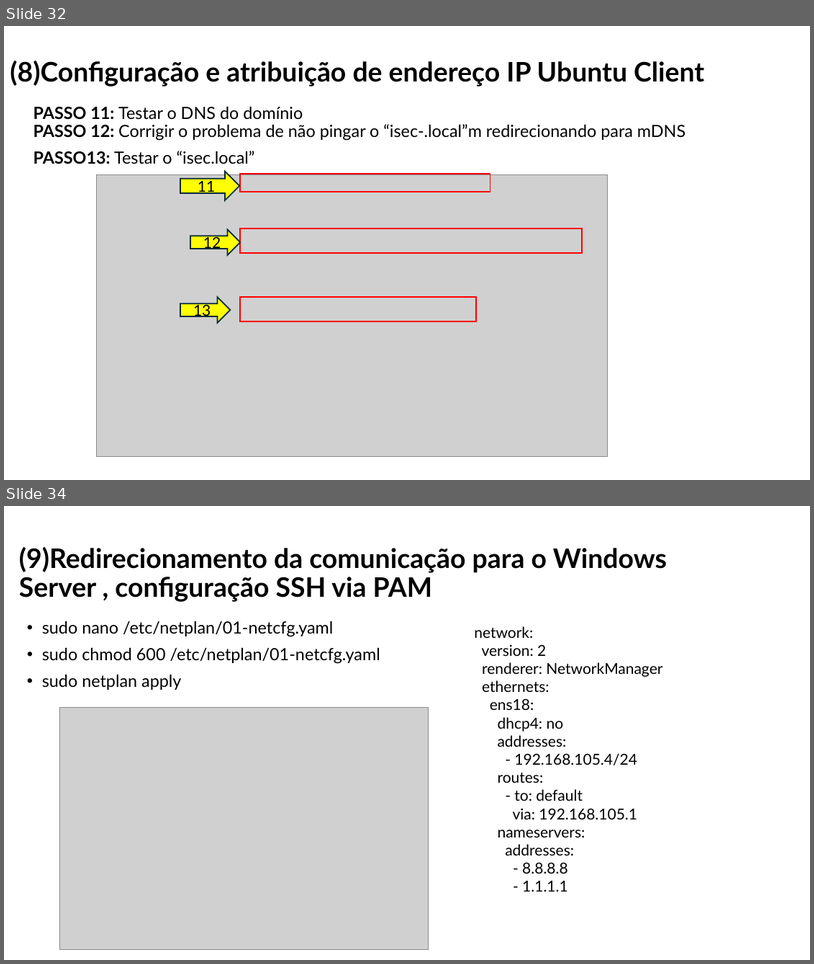
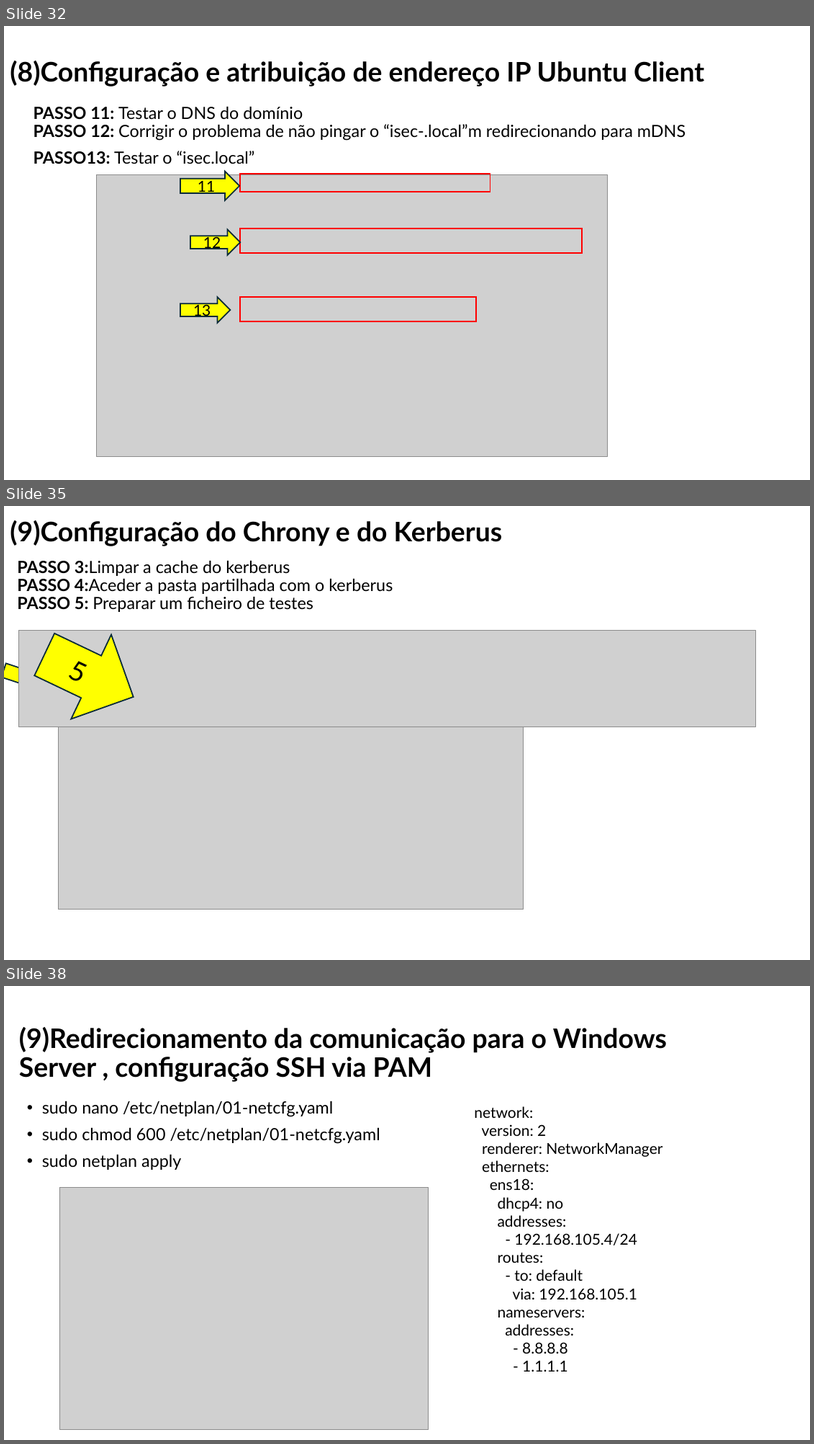
Before and after one commit to orlandonss/TrabalhoSR2, a slide deck: Apresentacoes_Workshop/WORKSHOP WINDOWS AD DS & LINUX SERVICES.pptx. Shown one above the other, each under a label of ours: slides 32 and 34 before the commit, slides 32, 35 and 38 after it; the slides between them are not shown. The pictures are 814x964 and 814x1444 pixels, drawn with LibreOffice and Linux fonts; fonts in the diff are those of the drawing; grey boxes stand for pictures. Boxes give left, top, right and bottom in pixels: in the first picture for what was removed or moved away, otherwise in the second. Text is boxed around its words. In the diff, an @@ line names an element or a change of style, - is before the commit and + after.

```diff
--- a/Apresentacoes_Workshop/WORKSHOP WINDOWS AD DS & LINUX SERVICES.pptx
+++ b/Apresentacoes_Workshop/WORKSHOP WINDOWS AD DS & LINUX SERVICES.pptx
@@ slide 35 added at (4,506,810,960), background #FFFFFF @@
@@ title added at (10,520,503,546), 32 pt, text #000000, bold @@
+(9)Configuração do Chrony e do Kerberus
@@ text added at (17,560,393,612), 20 pt, text #000000 @@
+PASSO 3:Limpar a cache do kerberus
+PASSO 4:Aceder a pasta partilhada com o kerberus
+PASSO 5: Preparar um ficheiro de testes
@@ right arrow added at (24,612,154,739), fill #FFFF00, outline #092A39 1.5 pt, 32 pt, text #000000 @@
+5
@@ picture added at (19,630,756,727) @@
@@ right arrow added at (185,625,252,675), fill #FFFF00, outline #092A39 1.5 pt @@
@@ right arrow added at (4,656,66,703), fill #FFFF00, outline #092A39 1.5 pt @@
@@ picture added at (59,656,524,909) @@
@@ what was slide 34 is now slide 38 @@
```
Also in this commit, not shown: 2 slides changed, 3 other slides added, 10 other files.
